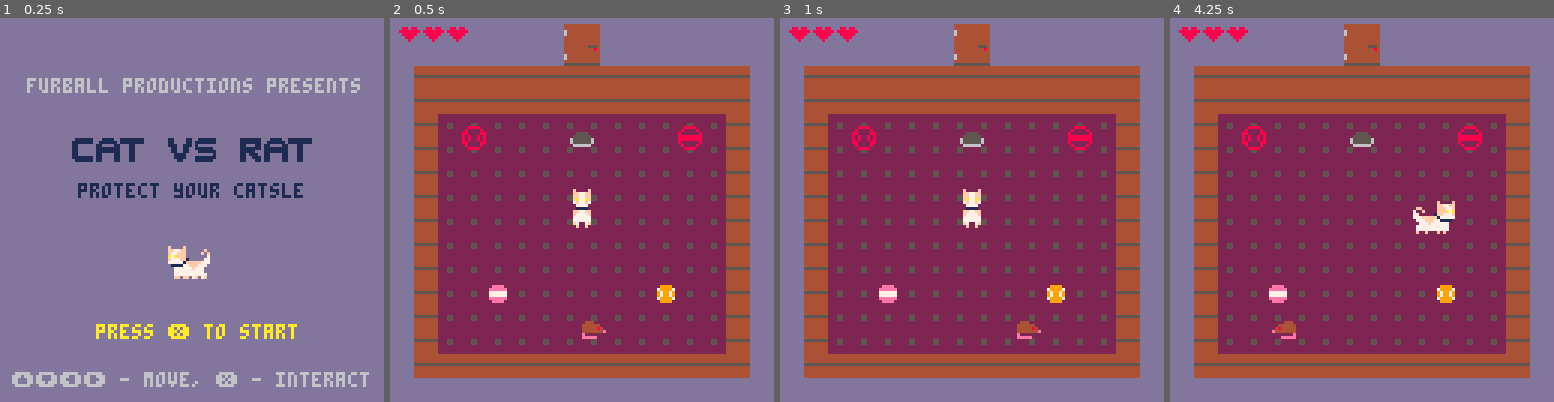
Above: before the commit, frames 1-4 (left to right).
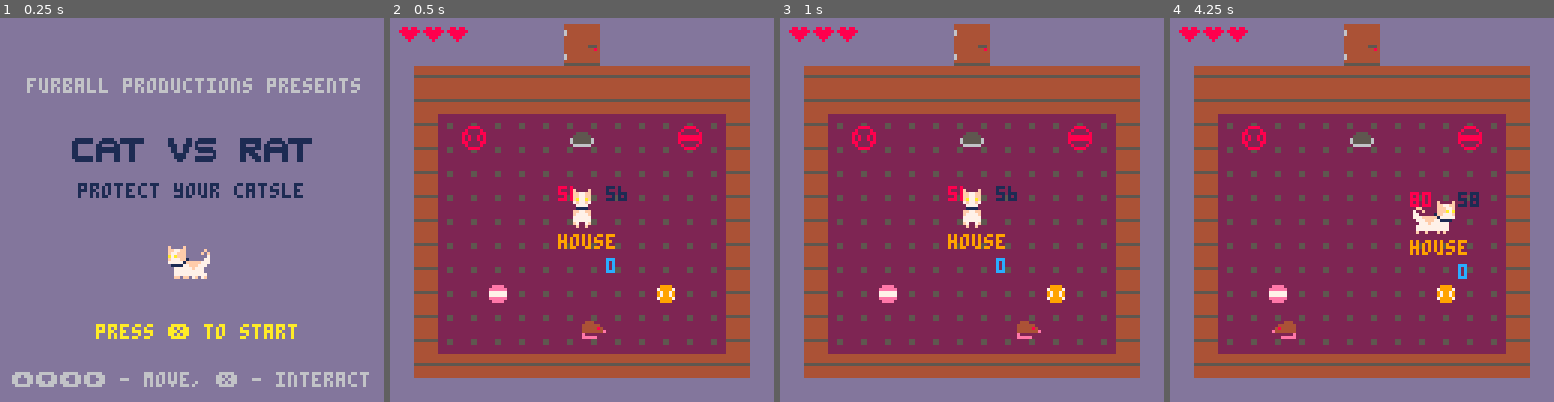
Above: after the commit, the same moments.

Repository: Mpgrime/GameDesign
Game: PICO-8 cartridge catgame.p8
Same seed, same stepped clock (60 frames per second), same inputs: the game is played once before the commit and once after it.
Inputs:
- Up to frame 1 (0.25 s): no input
- Up to frame 2 (0.5 s): tap X (X key) at 0.33 s
- Up to frame 3 (1 s): no input
- Up to frame 4 (4.25 s): tap X (X key) at 1.07, 1.85, 2.97, 4.08 s; hold Right 1.6-2.1 s; hold Up 2.15-2.42 s; hold Right 2.47-3.03 s; hold Left 3.08-3.58 s; hold Down 3.63-3.97 s; hold Right from 4.02 s (still down)

Frame 1 is identical in both runs. In frame 2, 0.6% of the frame differs, in the area x 43-62%, y 43-67%; in frame 3, 0.6%; in frame 4, 0.7%, in the area x 62-81%, y 45-68%.

Commit message:
Update catgame.p8

Diff:
--- a/catgame.p8
+++ b/catgame.p8
@@ -108,9 +108,9 @@
 	}
 	--puzzle buttons (house(indexes 1-6), forest(7))
 	pushbtn={
-		x={268,268,364,364,60,700},y={47,22,47,22,36,55},
+		x={268,268,364,364,60,700,698},y={47,22,47,22,36,55,168},
 		w=8,h=8,size=1,
-		frame={112,114,116,118,120,120}
+		frame={112,114,116,118,120,120,116}
 	}
 	--flowers for flower puzzle
 	flower={
@@ -121,6 +121,17 @@
 	fence={
 		x={680,688,696,704},y={8,8,8,8},
 		frame=207,w=8,h=8
+	}
+
+	--battery plugins
+	plug={
+	x={680,738},y={157,157},
+	frame={222,238},w=8,h=8,size=1
+	}
+	--battery cells
+	bc={
+	x={678,703},y={190,190},
+	frame={40,56},w=8,h=8,size=1
 	}
 
 	--king rat room puzzle buttons
@@ -153,6 +164,8 @@
 	attempt_f={"x","x","x","x"}
 	--attempt for king rat buttons
 	attempt_king={}
+	--attempt for factory puzzle
+	attempt_fac={}
 
 	--door class/table
 	door = {
@@ -434,6 +447,16 @@
 					cat.y += 1
 				end
 			end
+				--if col w/ battery cell, cell moves:
+			if i<3 and objcollision(cat.x,cat.y - 1,cat.w,cat.h,
+			bc.x[i], bc.y[i], bc.w, bc.h) then
+				bc.y[i] -= 1
+				sfx(5) --cell moving sfx
+				if mapCollision(bc.x[i],bc.y[i]-8,bc.collision, 0) then
+					bc.y[i] += 1
+					cat.y += 1
+				end
+			end
 			if i<4 and objcollision(cat.x, cat.y, cat.w, cat.h,
 			door.x[i], door.y[i], door.w, door.h) then
 				canmove = false
@@ -486,6 +509,18 @@
 					cat.y -= 1
 				end
 			end
+				--if col w/ battery cell, cell moves:
+			if i<3 and objcollision(
+				cat.x, cat.y+1, cat.w, cat.h,
+				bc.x[i], bc.y[i], bc.w, bc.h
+			) then
+				bc.y[i]+=1
+				sfx(5) --cell moving sfx
+				if mapCollision(bc.x[i],bc.y[i]-8,bc.collision, 0) then
+					bc.y[i] -= 1
+					cat.y -= 1
+				end
+			end
 		end
 		--if col w/ cup
 		if objcollision(
@@ -531,6 +566,18 @@
 					cat.x += 1
 				end
 			end
+				--if col w/ battery cell, cell moves:
+			if i < 3 and objcollision(
+				cat.x - 1, cat.y, cat.w, cat.h,
+				bc.x[i], bc.y[i], bc.w, bc.h
+			) then
+				bc.x[i] -= 1
+				sfx(5) --cell rolling sfx
+				if mapCollision(bc.x[i],bc.y[i],bc.collision, 0) then
+					bc.x[i] += 1
+					cat.x += 1
+				end
+			end
 		end
 		--if col w/ cup, change cup
 		if objcollision(
@@ -576,6 +623,18 @@
 				sfx(5) --ball rolling sfx
 				if mapCollision(ball.x[i],ball.y[i],ball.collision, 0) then
 					ball.x[i] -= 1
+					cat.x -= 1
+				end
+			end
+				--if col w/ battery cell, battery cell moves:
+			if i < 3 and objcollision(
+				cat.x + 1, cat.y, cat.w, cat.h,
+				bc.x[i], bc.y[i], bc.w, bc.h
+			) then
+				bc.x[i] += 1
+				sfx(5) --cell rolling sfx
+				if mapCollision(bc.x[i],bc.y[i],bc.collision, 0) then
+					bc.x[i] -= 1
 					cat.x -= 1
 				end
 			end
@@ -1013,6 +1073,53 @@
 
 	return match
 end
+--[[battery cell puzzle:
+plugins will turn green when correct
+battery cell is placed]]
+function factorypuzl(f,t,r)
+	local plug1=false
+	local plug2=false
+
+	if objcollision(f.x[1],f.y[1],f.w,f.h,
+	t.x[1],t.y[1],t.w,t.h) then
+		plug1=true
+		t.frame[1]=239
+	else
+		plug1=false
+		t.frame[1]=238
+	end
+	if objcollision(f.x[2],f.y[2],f.w,f.h,
+	t.x[2],t.y[2],t.w,t.h) then
+		plug2=true
+		t.frame[2]=223
+	else
+		plug2=false
+		t.frame[2]=222
+	end
+
+	if objcollision(cat.x,cat.y,cat.w,cat.h,
+	pushbtn.x[7],pushbtn.y[7],pushbtn.w,pushbtn.h) and
+	btnp(❎) then
+		--/[resets cells when button pressed.
+		f.x[1]=678
+		f.y[1]=190
+		f.x[2]=703
+		f.y[2]=190
+	end
+
+	if plug1 and plug2 then
+		r.unlocked = true
+		r.frame = {173,157,174,158}
+		if doorOpenSFX then
+			sfx(2)
+			doorOpenSFX = false
+		end
+	else
+		r.unlocked = false
+		r.frame = {224,208,225,209}
+	end
+end
+
 
 --[[magic sign puzzle:
 signs turn green when correct
@@ -1163,7 +1270,7 @@
 	interact_draw()
 	props_draw()
 	rat_draw()
-	--debug_draw()
+	debug_draw()
 
 	if ycircle.visible then
 		ycircle_draw()
@@ -1278,6 +1385,7 @@
 	spr(pushbtn.frame[4],pushbtn.x[4],pushbtn.y[4],pushbtn.size,pushbtn.size)
 	spr(pushbtn.frame[5],pushbtn.x[5],pushbtn.y[5],pushbtn.size,pushbtn.size)
 	spr(pushbtn.frame[6],pushbtn.x[6],pushbtn.y[6],pushbtn.size,pushbtn.size)
+	spr(pushbtn.frame[7],pushbtn.x[7],pushbtn.y[7],pushbtn.size,pushbtn.size)
 	--flowers
 	spr(flower.frame[1],flower.x[1],flower.y[1],flower.size,flower.size)
 	spr(flower.frame[2],flower.x[2],flower.y[2],flower.size,flower.size)
@@ -1288,6 +1396,14 @@
 	spr(kingbtn.frame[2],kingbtn.x[2],kingbtn.y[2],kingbtn.size,kingbtn.size)
 	spr(kingbtn.frame[3],kingbtn.x[3],kingbtn.y[3],kingbtn.size,kingbtn.size)
 	spr(kingbtn.frame[4],kingbtn.x[4],kingbtn.y[4],kingbtn.size,kingbtn.size)
+	--battery plugins
+	spr(plug.frame[1],plug.x[1],plug.y[1],plug.size,plug.size)
+		spr(plug.frame[2],plug.x[2],plug.y[2],plug.size,plug.size)
+--battery cells
+	spr(bc.frame[1],bc.x[1],bc.y[1],bc.size,bc.size)
+	spr(bc.frame[2],bc.x[2],bc.y[2],bc.size,bc.size)
+	--factory reset button
+spr(pushbtn.frame[5],pushbtn.x[5],pushbtn.y[5],pushbtn.size,pushbtn.size)
 end
 
 --changes the camera to whichever screen/room...
@@ -1574,7 +1698,7 @@
 4747434646464646464646464646464347475443434343434343434343434343474743434343434343434343434343434747434343434343434343434343434347697f7f7f7f6f606060606f6f7f7f7f69697f7f7f6f6f6f6f6f6f6f6f7f7f7f69696060606060606f6f6f6f7f7f6f6f69000000000000000000000000000000
 4747434646464646464646464646464347474343434343434343434343434343474743434343434343434343434343434747434343434343434343434343434347697f7f7f7f6f606060606f6f7f7f7f696969696f6f6f6f6f6f6f6f6f6f6f6969696060606060606f6f6f6f7f7f6f6f69000000000000000000000000000000
 4747434343434343434343434343434347474343434343434343434343434343474743434343434343434343434343434747434343434343434343434343434347696f6f6f6f6f606060606f6f6f6f6f69696969696969696f6f6f6f6969696969696060606060606f6f6f6f6f6f6f6f69000000000000000000000000000000
-47474747474747474747474747474747474747474747474343434347474747474747474747474743434343474747474747474747474747434343434747474747476a69696969696060606069696969696a696969696969696f6f6f6f6969696969696060606060606f6969696969696969000000000000000000000000000000
+47474747474747474747474747474747474747474747474343434347474747474747474747474743434343474747474747474747474747434343434747474747476a69696969696060606069696969696a696969696969696f6f6f6f6969696969606060606060606f6969696969696969000000000000000000000000000000
 4747474747474747474747474747474747474747474747434343434747474747474747474747474343434347474747474747474747474743434343474747474747797979797979797979797979797979797a7a7a7a7a7a7a7a7a7ad0d17a7a7a7a5f5f5fc25f5f5f5f5f5f5f5fc25f5f5f000000000000000000000000000000
 4747474747474747474747474747474747474747474747434343434747474747474747474747474343434347474747474747474747474743434343474747474747796261626162616261626162616261797a7a7a7a7a7a7a7a7a7ae0e17a7a7a795f5f5f5f5f5f5f50505f5f5f5f5f5f5f000000000000000000000000000000
 4747474747474747474747474747474747474343434343434343434343434343474743434343434343434343434343434747434343434343434343434343434347796261626162616261626162616261797ace64646464646464646464646464795f64646464645050505064646464645f000000000000000000000000000000
Not shown, changed: 48 lines of the sprite sheet (__gfx__) section of catgame.p8
